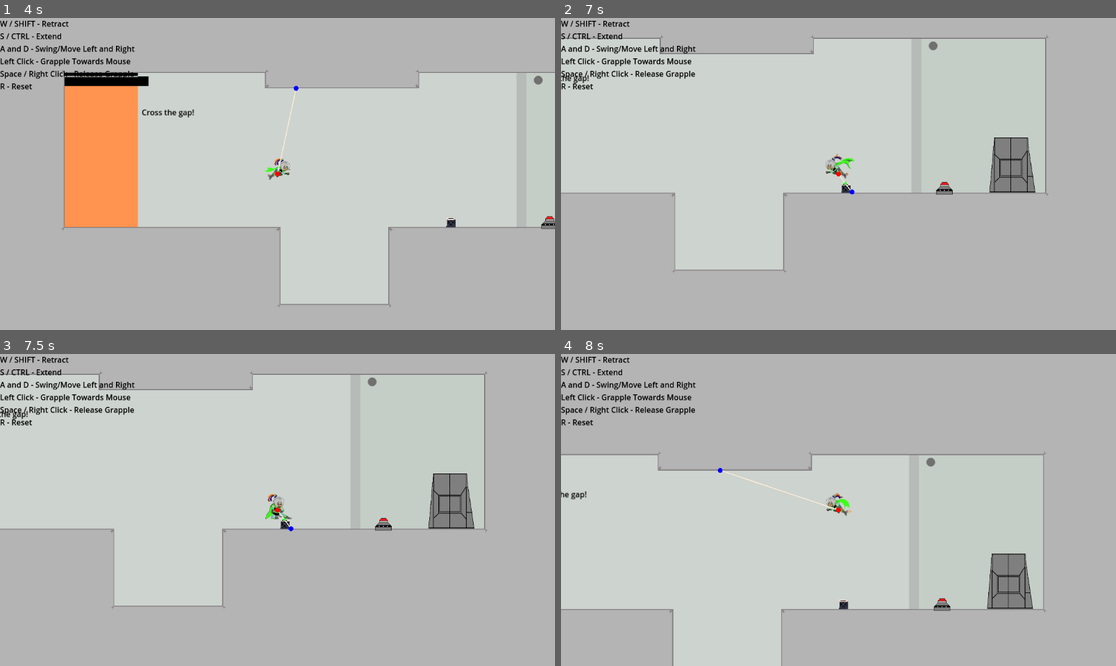
Above: before the commit, frames 1-4 (two rows, left to right).
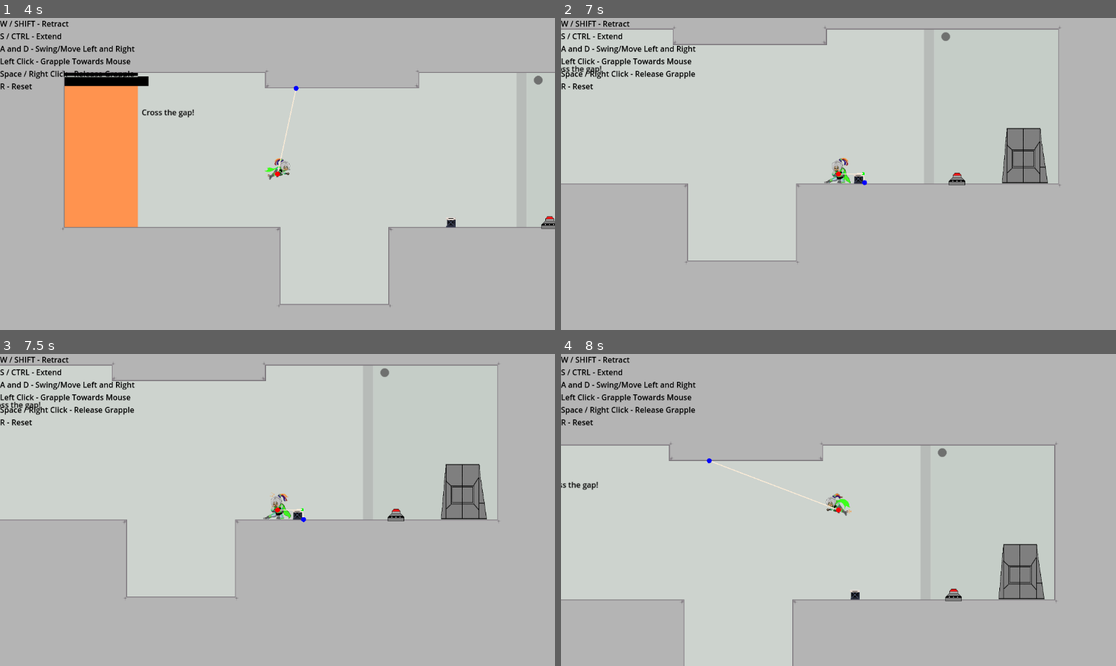
Above: after the commit, the same moments.

Repository: matthewchen146/cmpm-172-grappling-platformer
Game: Godot game, scene res://scenes/main_scenes/title/title.tscn
Two runs of this game, one before a commit and one after it. Both use one fixed random seed, a clock stepped at 60 frames per second and the inputs below.
Inputs (mouse positions are in pixels of both pictures, inside the frame that each line leads up to):
- Up to frame 1 (4 s): click "Play" at 0.5 s; click "Level 1 (Level 1)" at 1.25 s; move the mouse to (399, 158) at 2.02 s; hold D (move_right) 2.03-2.78 s; click (399, 158) at 2.1 s; tap Space (jump) at 2.27, 3.02 s; move the mouse to (166, 189) at 2.77 s; hold Down 2.78-3.53 s; click (166, 189) at 2.85 s; move the mouse to (333, 105) at 3.52 s; hold D (move_right) from 3.53 s (still down); hold S (lower) from 3.53 s (still down); click (333, 105) at 3.8 s
- Up to frame 2 (7 s): move the mouse to (810, 236) at 4.27 s; release D (move_right) at 4.28 s; release S (lower) at 4.28 s; hold Up 4.28-5.03 s; tap W (raise) at 4.35 s; tap Space (jump) at 4.52, 5.27, 6.02 s; click (810, 236) at 4.55 s; move the mouse to (1005, 220) at 5.02 s; hold J 5.03-5.78 s; hold A (move_left) 5.03-6.53 s; click (1005, 220) at 5.3 s; move the mouse to (672, 127) at 5.77 s; tap L at 5.85 s; click (672, 127) at 6.05 s; move the mouse to (866, 174) at 6.52 s; hold Down from 6.53 s (still down); hold I from 6.53 s (still down); click (866, 174) at 6.8 s
- Up to frame 3 (7.5 s): move the mouse to (194, 432) at 7.27 s; release Down at 7.28 s; release I at 7.28 s; hold D (move_right) from 7.28 s (still down); tap K at 7.35 s
- Up to frame 4 (8 s): keep holding D (move_right); tap Space (jump) at 7.52 s; click (755, 432) at 7.55 s

Frame 1 is identical in both runs. In frame 2, 9.5% of the frame differs, in the area x 0-90%, y 2-82%; in frame 3, 9.5%; in frame 4, 8.8%.

Commit message:
effort to no avail

Diff:
--- a/scenes/main_scenes/Levels/Level1.tscn
+++ b/scenes/main_scenes/Levels/Level1.tscn
@@ -275,8 +275,6 @@
 lock_rotation = true
 linear_damp = 0.05
 script = ExtResource("3_h4c20")
-grapple_reach = 500.0
-corner_adjustment = 10.0
 
 [node name="Camera2D" type="Camera2D" parent="Player"]
 
--- a/scenes/main_scenes/Levels/Level2.tscn
+++ b/scenes/main_scenes/Levels/Level2.tscn
@@ -274,8 +274,6 @@
 lock_rotation = true
 linear_damp = 0.05
 script = ExtResource("3_4qf4m")
-grapple_reach = 500.0
-corner_adjustment = 10.0
 metadata/_edit_group_ = true
 
 [node name="Camera2D" type="Camera2D" parent="Player"]
--- a/scenes/main_scenes/Levels/Level3.tscn
+++ b/scenes/main_scenes/Levels/Level3.tscn
@@ -273,8 +273,6 @@
 lock_rotation = true
 linear_damp = 0.05
 script = ExtResource("3_whv3n")
-grapple_reach = 500.0
-corner_adjustment = 10.0
 metadata/_edit_group_ = true
 
 [node name="Camera2D" type="Camera2D" parent="Player"]
--- a/scenes/main_scenes/Levels/Level4.tscn
+++ b/scenes/main_scenes/Levels/Level4.tscn
@@ -259,8 +259,6 @@
 lock_rotation = true
 linear_damp = 0.05
 script = ExtResource("4_cusvd")
-grapple_reach = 500.0
-corner_adjustment = 10.0
 metadata/_edit_group_ = true
 
 [node name="Camera2D" type="Camera2D" parent="Player"]
--- a/scripts/Player.gd
+++ b/scripts/Player.gd
@@ -1,15 +1,18 @@
 extends RigidBody2D
 
-@export var max_length : float = 200
-@export var grapple_reach: float = 200
+var max_length : float = 200
+var grapple_reach: float = 800
 var move_speed: float = 420
 var swing_speed: float = 50
 var jump_strength:float = 500
-@export var min_corner_distance: float = 10
-
-@export var corner_adjustment : float = 0.5
-
-@export var anchor_position : Vector2 = Vector2()
+
+#Tweaking of the Grappling hook!
+var min_corner_distance: float = 1.5 # Corners must be this distance apart to be formed
+var AddCornerExtensionLength : float = 1 # When creating a corner, extend it from it's root by this much
+var AddedAngle: float = 0.01 # When scanning angles, after finding the open angle add more to it
+var corner_adjustment : float = 0 # This is used to remove corners, if they get stuck in walls
+
+var anchor_position : Vector2 = Vector2()
 var anchorNode: Node2D = Node2D.new()
 
 @export var max_tension_force : float = 50000
@@ -36,6 +39,8 @@
 var corners = []
 signal release
 
+var rect_half_size
+
 func _ready():
 	var animationPlayer = $AnimationPlayer
 	animationPlayer.play("Idle")
@@ -46,7 +51,7 @@
 	canvas_layer.add_child(_debug_control)
 	add_child.call_deferred(canvas_layer)
 	_debug_control.connect("draw", func():
-		var rect_half_size = get_viewport_rect().size * .5
+		rect_half_size = get_viewport_rect().size * .5
 		var camera = get_viewport().get_camera_2d()
 		#canvas_layer.scale.x = camera.zoom.x / 2
 		#canvas_layer.scale.y = camera.zoom.y / 2
@@ -93,7 +98,7 @@
 
 	var space_state = get_world_2d().direct_space_state
 	if Input.is_action_just_pressed("fire_grapple"):
-		print_debug("Shot The Grapple")
+		#print("Shot The Grapple")
 		pressed_mouse = true
 		var camera : Camera2D = get_viewport().get_camera_2d()
 		var mouse_world_pos : Vector2 = camera.get_global_mouse_position()
@@ -170,34 +175,55 @@
 		var next_corner_is_hanger := next_corner == null
 		var next_corner_position : Vector2 = next_corner.position if not next_corner_is_hanger else position
 		# result is from current corner to the next corner. ex is anchor to the hanger
-		var result := space_state.intersect_ray(PhysicsRayQueryParameters2D.create(next_corner_position, current_corner.position, 0xFFFFFFFF, [self]))
-		if result.has("collider") and current_corner.length > 1 and ((result.position - current_corner.position).length() > min_corner_distance):
-			var corner_position = result.position
+		var result := space_state.intersect_ray(PhysicsRayQueryParameters2D.create(current_corner.position, next_corner_position, 0xFFFFFFFF, [self]))
+		if result.has("collider") and current_corner.length > min_corner_distance and ((result.position - current_corner.position).length() > min_corner_distance):
+			#var corner_position = result.position
 			# create corner
 			var sign = -1
 			var angle = .01
 			var rotated = Vector2()
 			var found = false
+			var corner_position = result.position
+			var farthestPositive : float = (current_corner.position - result.position).length()
+			var farthestNegative : float = (current_corner.position - result.position).length()
 			# tests multiple rays with different angles from the next corner to find a non-colliding spot
 			# convert this into some binary search for faster calculation
-			for j in range(100):
-				rotated = (current_corner.position - next_corner_position).rotated(angle * sign)
-				var test = space_state.intersect_ray(PhysicsRayQueryParameters2D.create(next_corner_position, next_corner_position + rotated, 0xFFFFFFFF, [self]))
+			for j in range(1000):
+				rotated = (result.position - current_corner.position).rotated(angle * sign)
+				#rotated += rotated.normalized() * 0.25 # extend the rotating scan slightly
+				var test = space_state.intersect_ray(PhysicsRayQueryParameters2D.create(current_corner.position,current_corner.position + rotated, 0xFFFFFFFF, [self]))
 				if not test.has("collider"):
-					found = true
+					found = true # found a spot where it isn't colliding
+					rotated = (result.position - current_corner.position).rotated((angle + AddedAngle) * sign)
+					if sign == 1:
+						var dir = (rotated.normalized() * farthestPositive)
+						dir += dir.normalized() * AddCornerExtensionLength
+						corner_position = current_corner.position + dir
+
+					else:
+						var dir = (rotated.normalized() * farthestNegative)
+						dir += dir.normalized() * AddCornerExtensionLength
+						corner_position = current_corner.position + dir
 #					print("found at ", j)
 					break
+				else:
+					if (sign == 1):
+						farthestPositive = (current_corner.position - test.position).length()
+						#_debug_control.draw_circle(farthestPositive - position + rect_half_size, 5, Color.BLACK)
+					else:
+						farthestNegative = (current_corner.position - test.position).length()
+						#_debug_control.draw_circle(farthestNegative - position + rect_half_size, 5, Color.BLACK)
 				sign *= -1
 				angle += .01
-			if true:#found
-				var length = (result.position - next_corner_position).length()
-				#corner_position =
+			if found:#found
+				var length = (corner_position - next_corner_position).length()
 				#var corner_position = next_corner_position + rotated.normalized() * length
 				#Peyton Edit: made it so can't make new corners close to previous ones.
-				if (corner_position - current_corner.position).length() > min_corner_distance:
-					print_debug("Added Corner")
+				if (corner_position - current_corner.position).length() >= min_corner_distance:
+					#print("Added Corner")
 					corners.insert(i + 1, Corner.new(corner_position, length))
-#					print("addinng corner ", i)
+					#print("adding corner from corner ", i, " to corner ", i+1)
+					#print("Corner Count: ", corners.size())
 					current_corner.length -= length
 					i += 1
 		else:
@@ -207,13 +233,13 @@
 				var next_next_corner_pos : Vector2 = next_next_corner.position if next_next_corner != null else position
 				var adjusted_current_direction : Vector2 = (next_next_corner_pos - current_corner.position).normalized() * corner_adjustment
 				var adjusted_next_direction : Vector2 = (next_next_corner_pos - next_corner.position).normalized() * corner_adjustment
-				var test := space_state.intersect_ray(PhysicsRayQueryParameters2D.create(current_corner.position + adjusted_current_direction, next_next_corner_pos, 0xFFFFFFFF, [self]))
-				var test2 := space_state.intersect_ray(PhysicsRayQueryParameters2D.create(next_corner.position + adjusted_next_direction, next_next_corner_pos, 0xFFFFFFFF, [self]))
+				var test := space_state.intersect_ray(PhysicsRayQueryParameters2D.create(current_corner.position , next_next_corner_pos, 0xFFFFFFFF, [self]))
+				var test2 := space_state.intersect_ray(PhysicsRayQueryParameters2D.create(next_corner.position, next_next_corner_pos, 0xFFFFFFFF, [self]))
 				if not test.has("collider"):
 					if not test2.has("collider"):
 						current_corner.length += next_corner.length
 						corners.remove_at(i + 1)
-						print_debug("Removed Corner")
+						#print("Removed Corner")
 						i -= 1
 #		current_corner = next_corner
 		i += 1
@@ -294,10 +320,10 @@
 			break
 
 	if linear_velocity.x > 1 or linear_velocity.x < -1 or linear_velocity.y > 1 or linear_velocity.y < -1 or not onGround:
-		print_debug("Playing Running")
+		#print("Playing Running")
 		$AnimationPlayer.play("Running")
 	else:
-		print_debug("Playing Idle")
+		#print("Playing Idle")
 		$AnimationPlayer.play("Idle")
 	if linear_velocity.x < -1:
 		$Sprite2D.scale.x = -$Sprite2D.scale.y
